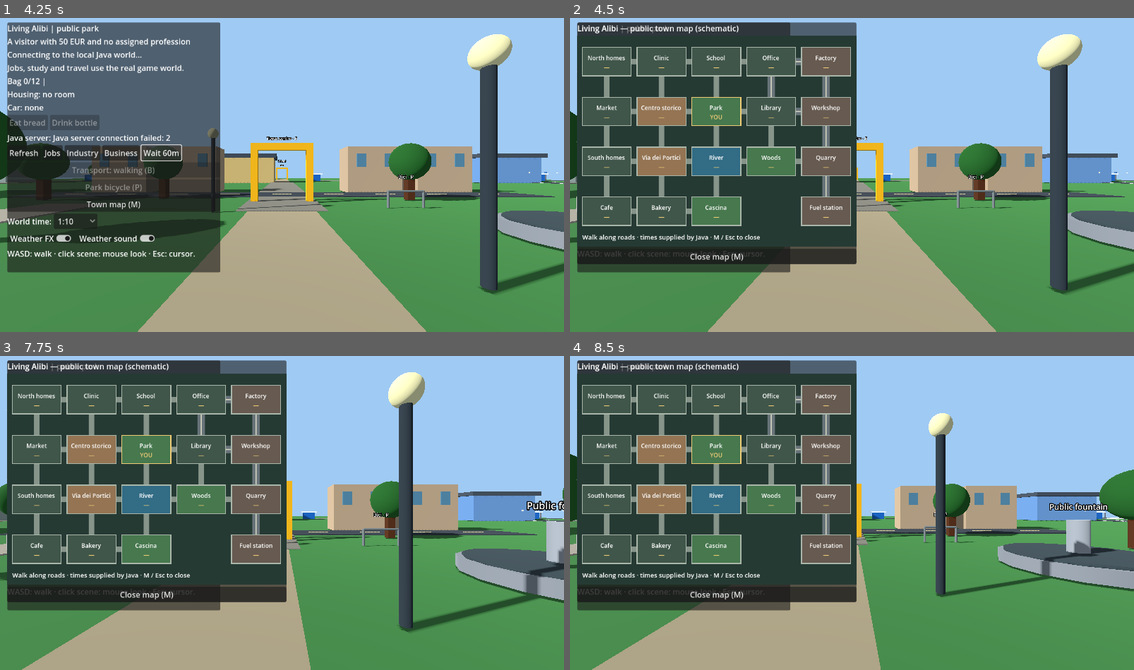
Above: before the commit, frames 1-4 (two rows, left to right).
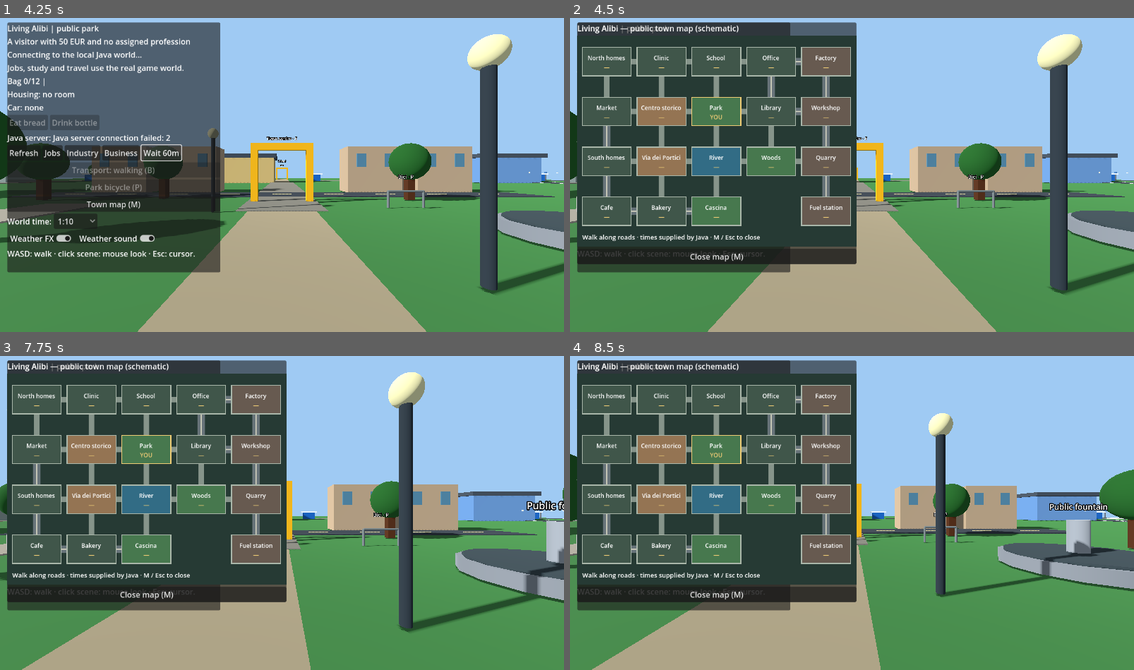
Above: after the commit, the same moments.

Repository: holovin777/living-alibi
Game: Godot game, scene res://scenes/park.tscn
The game is run twice, just before and just after one commit, with the same random seed, the same clock (stepped at 60 frames per second) and the same inputs.
Inputs (mouse positions are in pixels of both pictures, inside the frame that each line leads up to):
- Up to frame 1 (4.25 s): click "Refresh" at 0.5 s; click "Jobs" at 1.25 s; click "Industry" at 2 s; click "Business" at 2.75 s; click "Wait 60m" at 3.5 s
- Up to frame 2 (4.5 s): click "Town map (M)" at 4.25 s
- Up to frame 3 (7.75 s): click "1:10" at 5 s; click "Weather FX" at 5.75 s; click "Weather sound" at 6.5 s; tap Enter at 7.25 s; move the mouse to (406, 497) at 7.27 s; hold D from 7.28 s (still down); tap F at 7.35 s; click (406, 497) at 7.42 s; tap Space at 7.52 s
- Up to frame 4 (8.5 s): tap Space at 8, 8.27 s; move the mouse to (739, 528) at 8.02 s; release D at 8.03 s; hold S from 8.03 s (still down); tap 1 at 8.1 s

Frame 1 is identical in both runs. In frame 2, 0.2% of the frame differs, in the area x 5-22%, y 34-63%; in frame 3, 0.2%; in frame 4, 0.2%.

Commit message:
feat: factory and farm freight routes with reserved retail capacity

Diff:
--- a/godot/scripts/ParkDemo.gd
+++ b/godot/scripts/ParkDemo.gd
@@ -14,7 +14,7 @@
 const CAR_ARRIVAL := Vector3(11.0,0,-7.5)
 const TRUCK_PARK := Vector3(14.5,0,-10.0)
 const TRUCK_EXIT := Vector3(14.5,0,-7.0)
-const FREIGHT_DISTRICTS := ["QUARRY","WORKSHOP","FACTORY"]
+const FREIGHT_DISTRICTS := ["QUARRY","WORKSHOP","FACTORY","FARM","BAKERY","CAFE","SOUTH_RESIDENCES","MARKET"]
 const RACK_DISTRICTS := ["PARK","WORKSHOP","NORTH_RESIDENCES"]
 const WALKER_RADIUS := 0.32
 const COLLISION_STEP := 0.12
@@ -304,13 +304,19 @@
     var value = _last_snapshot.get("freight",{}).get("truckPlace")
     return "" if value==null else str(value)
 
+func _truck_parking(id: String) -> Vector3:
+    return Vector3(15,0,2.5) if id=="FARM" else TRUCK_PARK
+
+func _truck_exit(id: String) -> Vector3:
+    return _truck_parking(id)+Vector3(0,0,3.0)
+
 func _near_truck() -> bool:
-    return _truck_place()==_current_place and _current_place in FREIGHT_DISTRICTS and _avatar.position.distance_to(TRUCK_PARK)<3.5
+    return _truck_place()==_current_place and _current_place in FREIGHT_DISTRICTS and _avatar.position.distance_to(_truck_parking(_current_place))<3.5
 
 func _freight_action(action: String) -> void:
     if not _connected or _api.is_busy():
         return
-    if (action=="load" and _current_place=="QUARRY" and _near_kiosk()) or (action=="unload" and _near_truck()):
+    if (action=="load" and _current_place in ["QUARRY","FACTORY","FARM"] and _near_kiosk()) or (action=="unload" and _near_truck()):
         _api.freight_action(action)
 
 func _drive_truck(destination: String) -> void:
@@ -394,11 +400,14 @@
     _update_drive_hud()
     return true
 
+func _cargo_caption(cargo: Dictionary) -> String:
+    return "%s %s · %s %s" % [cargo.get("firstLabel","Iron"),cargo.get("firstUnits",cargo.get("iron",0)),cargo.get("secondLabel","Copper"),cargo.get("secondUnits",cargo.get("copper",0))]
+
 func _update_drive_hud() -> void:
     var player: Dictionary = _last_snapshot.get("player",{})
     if _drive_freight:
         var cargo: Dictionary = _last_snapshot.get("freight",{})
-        _drive_hud.text = "FREIGHT | %s km/h | Iron %s · Copper %s\nTo %s · W/S gas/reverse · A/D steer · Space brake\n%s" % [roundi(absf(_drive.speed)*3.6),cargo.get("iron",0),cargo.get("copper",0),_drive_target.capitalize(),"Awaiting arrival..." if _drive_pending else "Esc: cancel this leg"]
+        _drive_hud.text = "FREIGHT | %s km/h | %s\nTo %s · W/S gas/reverse · A/D steer · Space brake\n%s" % [roundi(absf(_drive.speed)*3.6),_cargo_caption(cargo),_drive_target.capitalize(),"Awaiting arrival..." if _drive_pending else "Esc: cancel this leg"]
         return
     if _drive_parked:
         var lines := PackedStringArray()
@@ -448,7 +457,7 @@
     _drive_hud.visible = false
     _main_panel.visible = true
     if return_to_car:
-        _avatar.position = TRUCK_EXIT if was_freight else CAR_ARRIVAL
+        _avatar.position = _truck_exit(_current_place) if was_freight else CAR_ARRIVAL
     _sync_owned_car()
     _follow_player()
     Input.set_mouse_mode(Input.MOUSE_MODE_VISIBLE)
@@ -477,6 +486,10 @@
         var car := root.get_node_or_null("PublicCarPark/OwnedCar") as Node3D
         if car!=null:
             car.visible = _car_place()==id and (not _drive_active() or _drive_freight or id!=_current_place)
+    for id in FREIGHT_DISTRICTS:
+        if not _chunks.has(id):
+            continue
+        var root: Node3D = _chunks[id]["root"]
         var truck := root.get_node_or_null("FreightParking/AssignedTruck") as Node3D
         if truck!=null:
             truck.visible = _truck_place()==id and (not _drive_freight or not _drive_active())
@@ -762,7 +775,7 @@
     if place_id in TownLayout.MOTOR_DISTRICTS:
         _build_public_car_park()
     if place_id in FREIGHT_DISTRICTS:
-        _build_freight_parking()
+        _build_freight_parking(place_id)
     _build_road_links(place_id)
     _chunks[place_id] = {
         "root": _scenery, "residents": _residents_root,
@@ -1009,7 +1022,8 @@
         if p.distance_squared_to(nearest) < radius * radius:
             return false
     if _truck_place()==_current_place and _current_place in FREIGHT_DISTRICTS:
-        if Rect2(Vector2(TRUCK_PARK.x-1.1,TRUCK_PARK.z-2.4),Vector2(2.2,4.8)).grow(radius).has_point(p):
+        var truck_at := _truck_parking(_current_place)
+        if Rect2(Vector2(truck_at.x-1.1,truck_at.z-2.4),Vector2(2.2,4.8)).grow(radius).has_point(p):
             return false
     if _car_place()==_current_place and _current_place in TownLayout.MOTOR_DISTRICTS:
         if Rect2(Vector2(CAR_PARK.x-0.94,CAR_PARK.z-1.81),Vector2(1.88,3.62)).grow(radius).has_point(p):
@@ -1121,10 +1135,10 @@
     parked.visible = false
     _sign(rack,"Bici · P",Vector3(0,1.5,0))
 
-func _build_freight_parking() -> void:
+func _build_freight_parking(place_id: String) -> void:
     var lot := Node3D.new()
     lot.name = "FreightParking"
-    lot.position = TRUCK_PARK
+    lot.position = _truck_parking(place_id)
     _scenery.add_child(lot)
     _box(lot,Vector3(3,0.045,5.8),Color("#505659"),Vector3.ZERO)
     _sign(lot,"Merci · F",Vector3(0,2.7,-2.8))
@@ -2138,12 +2152,12 @@
     var employed := str(player.get("jobId", ""))
     if _near_truck():
         var cargo: Dictionary = _last_snapshot.get("freight",{})
-        _action_title.text = "Freight truck · iron %s / copper %s" % [cargo.get("iron",0),cargo.get("copper",0)]
+        _action_title.text = "Freight truck · "+_cargo_caption(cargo)
         var next = cargo.get("nextDestination")
         if next!=null:
             _action_choices.add_child(_button("Drive truck to "+str(next).capitalize(),_drive_truck.bind(str(next))))
         else:
-            _action_choices.add_child(_button("Unload ore · earn 32 EUR",_freight_action.bind("unload")))
+            _action_choices.add_child(_button("Unload cargo · earn 32 EUR",_freight_action.bind("unload")))
         return
     if _near_car():
         _action_title.text = "Your car · choose adjacent destination"
@@ -2152,6 +2166,8 @@
         return
     match _current_place:
         "FARM":
+            if employed=="freight-driver" and not bool(_last_snapshot.get("freight",{}).get("active",false)):
+                _action_choices.add_child(_button("Load produce truck · paid delivery",_freight_action.bind("load")))
             var report: Dictionary = _last_snapshot.get("farm",{})
             var label := Label.new()
             label.text = "Fields: vegetables %s · rice %s\nBarn: vegetables %s · rice %s\nFarm funds: %s EUR" % [
@@ -2169,6 +2185,8 @@
                 _action_choices.add_child(_button("Survey western mineral deposit · 2h",
                         _prospect))
         "FACTORY":
+            if employed=="freight-driver" and not bool(_last_snapshot.get("freight",{}).get("active",false)):
+                _action_choices.add_child(_button("Load parts truck · paid delivery",_freight_action.bind("load")))
             _action_choices.add_child(_button("Apply: factory machinist",
                     _apply_job.bind("machinist")))
         "CENTRO":
@@ -2498,7 +2516,7 @@
         _current_place = new_place
         _render_place(new_place)
         var car_arrival := not old_car_place.is_empty() and old_car_place!=_car_place() and _car_place()==new_place
-        _avatar.position = TRUCK_EXIT if truck_arrival else (CAR_ARRIVAL if car_arrival else (_road_arrival if road_arrival else Vector3.ZERO))
+        _avatar.position = _truck_exit(new_place) if truck_arrival else (CAR_ARRIVAL if car_arrival else (_road_arrival if road_arrival else Vector3.ZERO))
         if not _can_stand(_avatar.position, WALKER_RADIUS, true):
             _avatar.position = Vector3.ZERO
         _locations.clear() # Previous-origin travel estimates are now stale.
--- a/godot/scripts/TownMap.gd
+++ b/godot/scripts/TownMap.gd
@@ -34,7 +34,14 @@
     return absi(a.x-b.x)+absi(a.y-b.y) == 1
 
 static func motor_road(first: String, second: String) -> bool:
-    return adjacent(first,second) and first in MOTOR_DISTRICTS and second in MOTOR_DISTRICTS
+    if not adjacent(first,second):
+        return false
+    if first in MOTOR_DISTRICTS and second in MOTOR_DISTRICTS:
+        return true
+    var farm_route := ["FARM","BAKERY","CAFE","SOUTH_RESIDENCES","MARKET"]
+    var a := farm_route.find(first)
+    var b := farm_route.find(second)
+    return a>=0 and b>=0 and absi(a-b)==1
 
 func _ready() -> void:
     custom_minimum_size = Vector2(570, 432)
--- a/godot/tests/SceneNavigationSmoke.gd
+++ b/godot/tests/SceneNavigationSmoke.gd
@@ -381,6 +381,20 @@
             "truck uses the first-person driving controls"):
         return
     world._end_driving(true)
+    world._on_world_updated(_world("PARK","Park"))
+
+    var produce := _world("FARM","Cascina delle Risaie")
+    produce["player"]["jobId"] = "freight-driver"
+    produce["freight"] = {"active":true,"truckPlace":"FARM","nextDestination":"BAKERY","firstLabel":"Vegetables","secondLabel":"Rice","firstUnits":2,"secondUnits":1}
+    world._on_world_updated(produce)
+    world._avatar.position = world._truck_exit("FARM")
+    world._render_actions()
+    if not _check(layout.motor_road("FARM","BAKERY") and layout.motor_road("CAFE","SOUTH_RESIDENCES")
+            and layout.motor_road("SOUTH_RESIDENCES","MARKET") and not layout.motor_road("PORTICI","CENTRO")
+            and world._near_truck() and world._scenery.get_node("FreightParking/AssignedTruck").visible
+            and world._action_title.text.contains("Vegetables 2") and _has_button(world._action_choices,"Drive truck to Bakery"),
+            "farm freight route and cargo display preserve pedestrian centre"):
+        return
     world._on_world_updated(_world("PARK","Park"))
 
     # Physical footprints: long steps cannot tunnel through solid objects.
Not shown, changed: server/src/test/java/com/holovin/npclife/GameSessionTest.java
Not shown, changed: src/main/java/com/holovin/npclife/FarmLife.java
Not shown, changed: src/main/java/com/holovin/npclife/FreightLife.java
Not shown, changed: src/main/java/com/holovin/npclife/IndustryLife.java
